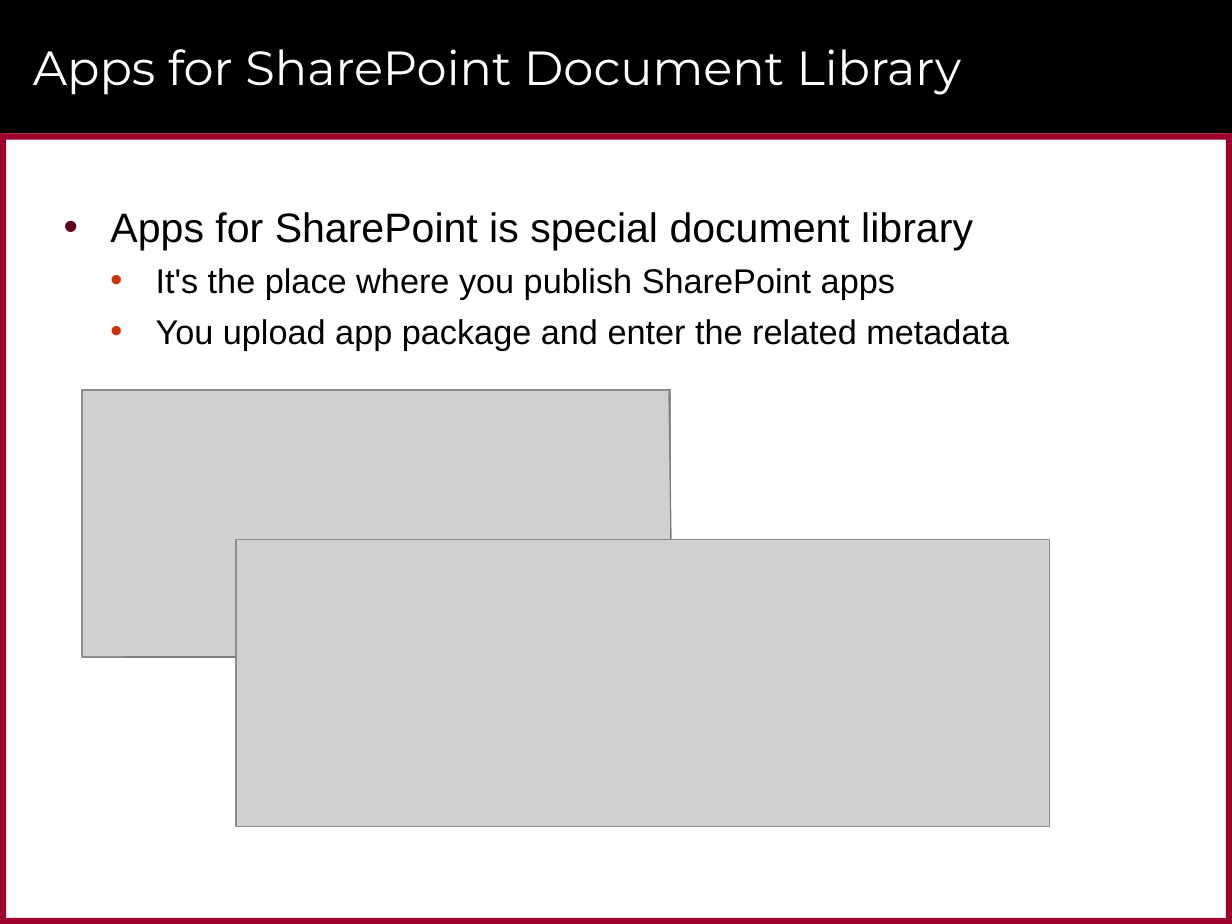
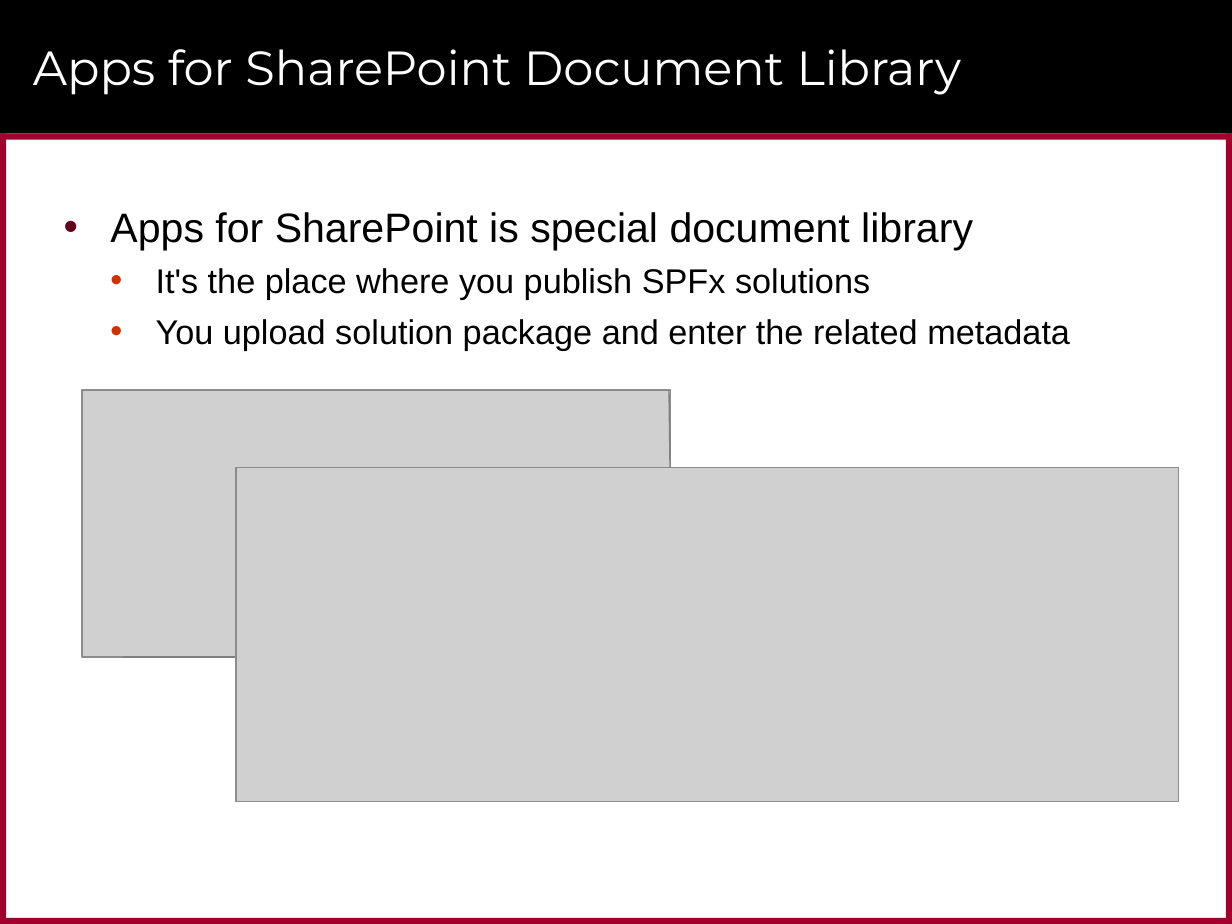
Before and after one commit to CriticalPathTraining/MSD365_Courseware, a slide deck: slide 5 of 06 PackagingAndDeployment.pptx (slide 6 before the commit). Drawn at 1232x924 pixels with LibreOffice and Linux fonts; fonts in the diff are those of the drawing; grey boxes stand for pictures; background and template pictures are left out. Boxes give left, top, right and bottom in pixels: in the first picture for what was removed or moved away, otherwise in the second. Text is boxed around its words. In the diff, an @@ line names an element or a change of style, - is before the commit and + after.

```diff
--- a/06 PackagingAndDeployment.pptx
+++ b/06 PackagingAndDeployment.pptx
@@ text at bbox=[156, 268, 1070, 351]: text changed @@
-  • It's the place where you publish SharePoint apps
-  • You upload app package and enter the related metadata
+  • It's the place where you publish SPFx solutions
+  • You upload solution package and enter the related metadata
@@ picture: place and size @@
-picture at bbox=[237, 540, 1050, 827]
+picture at bbox=[237, 467, 1179, 801]
```
Also in this commit, not shown: 9 other slides changed, 2 slides added, 10 slides removed, 11 other files.
